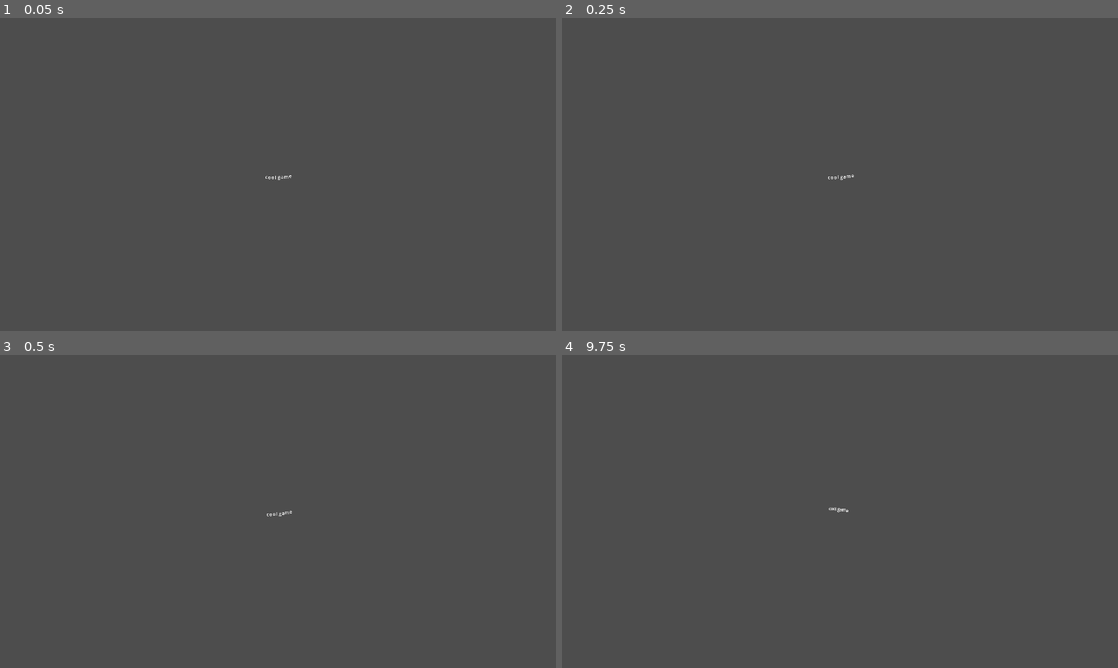
Above: before the commit, frames 1-4 (two rows, left to right).
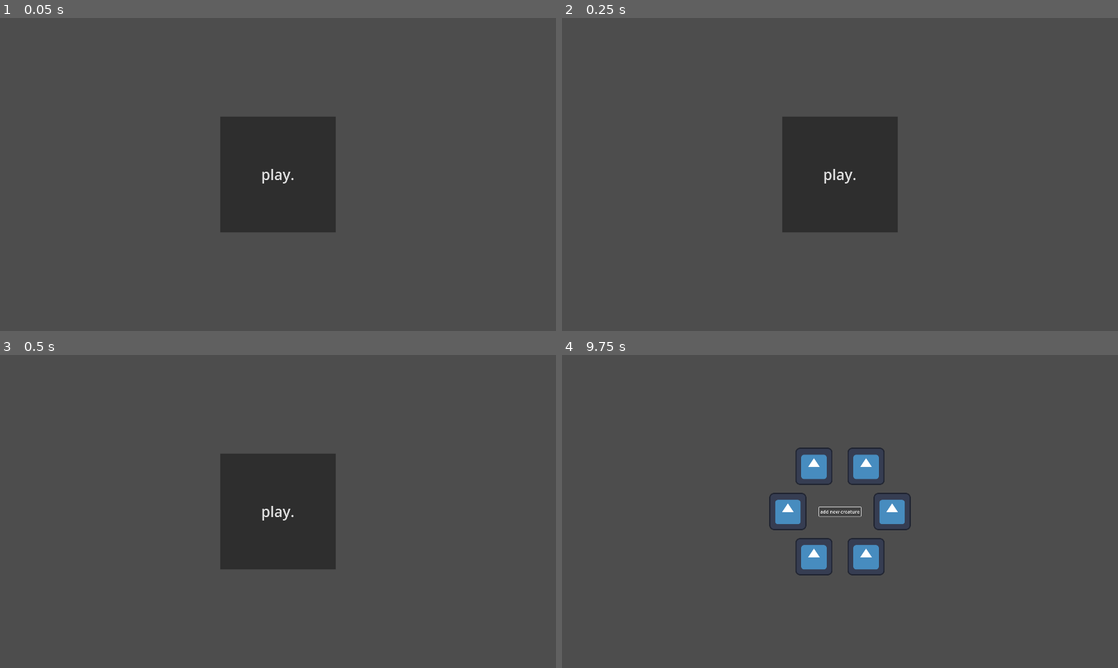
Above: after the commit, the same moments.

Repository: elliotfontaine/gmtk-2025-submission
Game: Godot game, scene res://main.tscn
Two runs of this game, one before a commit and one after it. Both use one fixed random seed, a clock stepped at 60 frames per second and the inputs below. The engine's default icon, where the game draws it, is replaced by a stand-in: a white triangle on a blue panel in a dark square.
Inputs (mouse positions are in pixels of both pictures, inside the frame that each line leads up to):
- Up to frame 1 (0.05 s): no input
- Up to frame 2 (0.25 s): no input
- Up to frame 3 (0.5 s): no input
- Up to frame 4 (9.75 s): click (840, 511) at 0.5 s, where only the run after the commit has a clickable "play."; click (840, 511) at 1.25 s, where only the run after the commit has a clickable "add new creature"; click (840, 511) at 2 s, where only the run after the commit has a clickable "add new creature"; click (840, 511) at 2.75 s, where only the run after the commit has a clickable "add new creature"; tap Enter at 5.75, 7.25 s; tap Space at 6.5, 9.5 s

The runs differ from the first frame. In frame 1, 7.6% of the frame differs, in the area x 39-61%, y 31-69%; in frame 2, 7.6%; in frame 3, 7.6%; in frame 4, 2.9%.

Commit message:
creature and loop positioning
basic system for adding creature to the loop and changing the creatures' positions to fit

Diff:
--- a/autoloads/scene_changer.gd
+++ b/autoloads/scene_changer.gd
@@ -1,10 +1,10 @@
 extends CanvasLayer
 
-enum MainScenes {HOME, MAIN}
+enum MainScenes {MAIN, WORLD}
 
 const _MAIN_SCENES_PATHS = {
-	MainScenes.HOME: "res://scenes/home.tscn",
-	MainScenes.MAIN: "res://scenes/main.tscn"
+	MainScenes.MAIN: "res://scenes/main.tscn",
+	MainScenes.WORLD: "res://world.tscn"
 }
 
 var _new_scene_path: String
--- /dev/null
+++ b/creature.gd
@@ -0,0 +1,4 @@
+extends Node2D
+class_name Creature
+
+var type :String
--- /dev/null
+++ b/creature.tscn
@@ -0,0 +1,10 @@
+[gd_scene load_steps=3 format=3 uid="uid://cvcjduc4ty1ob"]
+
+[ext_resource type="Script" uid="uid://cc7s164bddvqi" path="res://creature.gd" id="1_fd6ru"]
+[ext_resource type="Texture2D" uid="uid://bps01wgl8tq26" path="res://assets/godot.svg" id="2_nugsn"]
+
+[node name="Creature" type="Node2D"]
+script = ExtResource("1_fd6ru")
+
+[node name="Sprite2D" type="Sprite2D" parent="."]
+texture = ExtResource("2_nugsn")
--- /dev/null
+++ b/main.gd
@@ -0,0 +1,4 @@
+extends Control
+
+func _on_button_play_pressed() -> void:
+	SceneChanger.change_to(SceneChanger.MainScenes.WORLD)
--- a/main.tscn
+++ b/main.tscn
@@ -1,21 +1,32 @@
-[gd_scene format=3 uid="uid://cjpe1y1myvqbb"]
+[gd_scene load_steps=2 format=3 uid="uid://cjpe1y1myvqbb"]
 
-[node name="Main" type="Control"]
+[ext_resource type="Script" uid="uid://b47tr3vo56q8q" path="res://main.gd" id="1_ig7tw"]
+
+[node name="MainMenu" type="Control"]
 layout_mode = 3
 anchors_preset = 15
 anchor_right = 1.0
 anchor_bottom = 1.0
 grow_horizontal = 2
 grow_vertical = 2
+script = ExtResource("1_ig7tw")
 
-[node name="RichTextLabel" type="RichTextLabel" parent="."]
+[node name="ButtonPlay" type="Button" parent="."]
+custom_minimum_size = Vector2(400, 400)
 layout_mode = 1
-anchors_preset = 15
-anchor_right = 1.0
-anchor_bottom = 1.0
+anchors_preset = -1
+anchor_left = 0.395833
+anchor_top = 0.314815
+anchor_right = 0.604167
+anchor_bottom = 0.685185
+offset_left = 196.0
+offset_top = 196.0
+offset_right = -196.0
+offset_bottom = -196.0
 grow_horizontal = 2
 grow_vertical = 2
-bbcode_enabled = true
-text = "[tornado]cool game"
-horizontal_alignment = 1
-vertical_alignment = 1
+theme_override_font_sizes/font_size = 50
+text = "play."
+metadata/_edit_use_anchors_ = true
+
+[connection signal="pressed" from="ButtonPlay" to="." method="_on_button_play_pressed"]
--- /dev/null
+++ b/world.gd
@@ -0,0 +1,24 @@
+extends Node2D
+
+const CREATURE = preload("res://creature.tscn")
+
+var creatures :Array[Creature]
+
+
+func add_creature(nb:int):
+	for i in nb:
+		var new_creature := CREATURE.instantiate()
+		add_child(new_creature)
+		creatures.append(new_creature)
+
+	var creature_amount = creatures.size()
+	var i :int = 0
+	for creature :Creature in creatures:
+		var angle = (2 * PI * i) / creature_amount
+		i+= 1
+		creature.position.x = max(30*creature_amount,100) * cos(angle)
+		creature.position.y = max(30*creature_amount,100) * sin(angle)
+
+
+func _on_button_add_pressed() -> void:
+	add_creature(1)
--- /dev/null
+++ b/world.tscn
@@ -0,0 +1,24 @@
+[gd_scene load_steps=2 format=3 uid="uid://tcckc601ceki"]
+
+[ext_resource type="Script" uid="uid://bg8gi7qa4s4qq" path="res://world.gd" id="1_f3sb7"]
+
+[node name="World" type="Node2D"]
+script = ExtResource("1_f3sb7")
+
+[node name="Camera2D" type="Camera2D" parent="."]
+
+[node name="ButtonAdd" type="Button" parent="."]
+anchors_preset = 8
+anchor_left = 0.5
+anchor_top = 0.5
+anchor_right = 0.5
+anchor_bottom = 0.5
+offset_left = -72.0
+offset_top = -15.5
+offset_right = 72.0
+offset_bottom = 15.5
+grow_horizontal = 2
+grow_vertical = 2
+text = "add new creature"
+
+[connection signal="pressed" from="ButtonAdd" to="." method="_on_button_add_pressed"]
Not shown, added: creature.gd.uid
Not shown, added: main.gd.uid
Not shown, added: world.gd.uid
